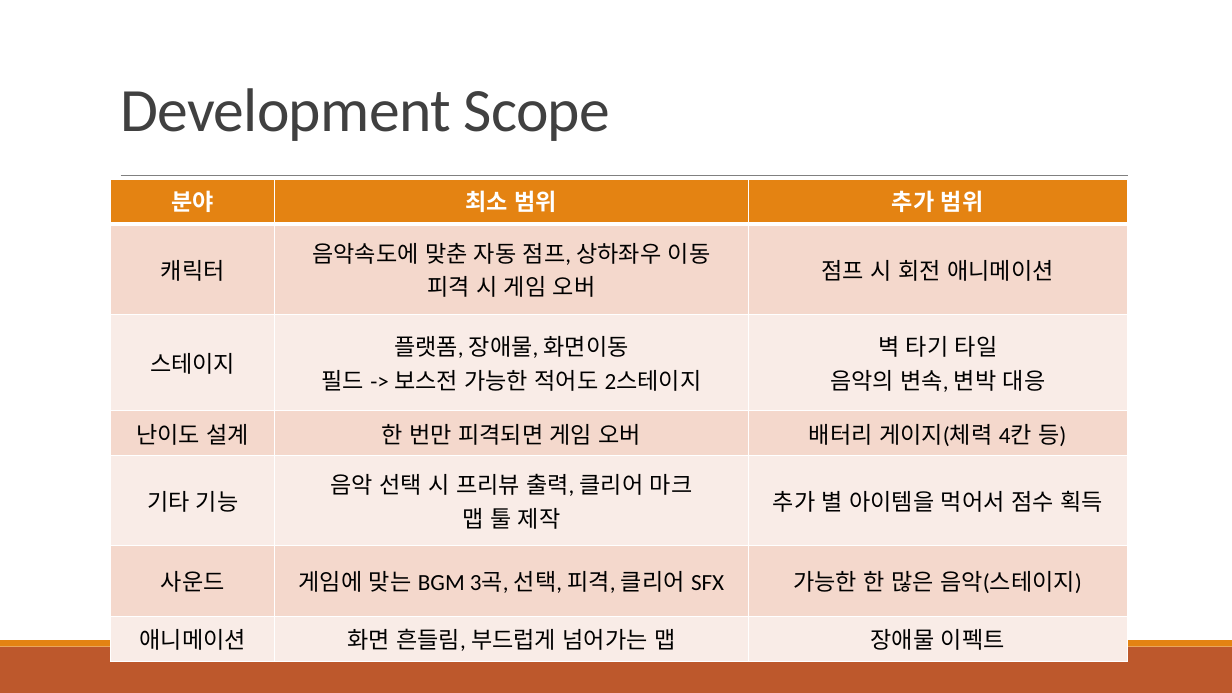
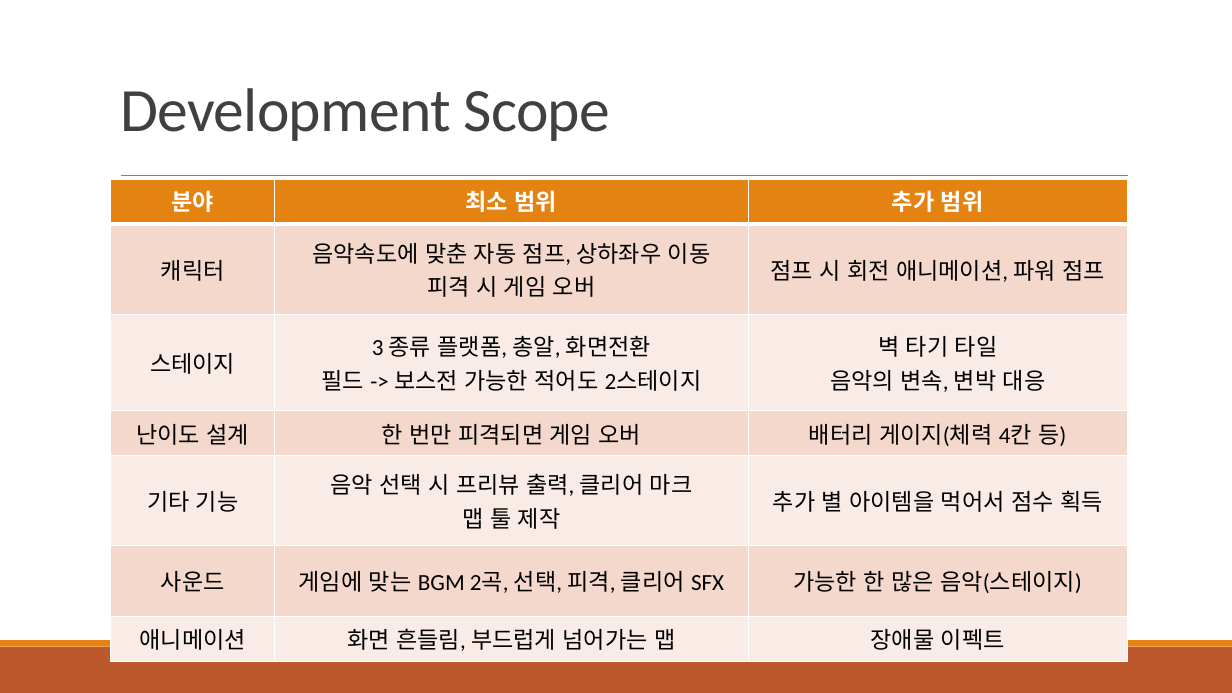
Before and after one commit to SH-Broar/Python---2DGP, a slide deck: slide 3 of Project/제출용/2차 발표.pptx (slide 6 before the commit). Drawn at 1232x693 pixels with LibreOffice and Linux fonts; fonts in the diff are those of the drawing. Boxes give left, top, right and bottom in pixels: in the first picture for what was removed or moved away, otherwise in the second. Text is boxed around its words. In the diff, an @@ line names an element or a change of style, - is before the commit and + after.

```diff
--- a/Project/제출용/2차 발표.pptx
+++ b/Project/제출용/2차 발표.pptx
@@ table at (x1=111, y1=179, x2=1127, y2=655) @@
-row 2, column 3: 점프 시 회전 애니메이션
+row 2, column 3: 점프 시 회전 애니메이션, 파워 점프
-row 3, column 2: 플랫폼, 장애물, 화면이동 / 필드 -> 보스전 가능한 적어도 2스테이지
+row 3, column 2: 3 종류 플랫폼, 총알, 화면전환 / 필드 -> 보스전 가능한 적어도 2스테이지
-row 6, column 2: 게임에 맞는 BGM 3곡, 선택, 피격, 클리어 SFX
+row 6, column 2: 게임에 맞는 BGM 2곡, 선택, 피격, 클리어 SFX
```
Also in this commit, not shown: 3 other slides changed, 2 slides added, 4 slides removed, 2 other files.
